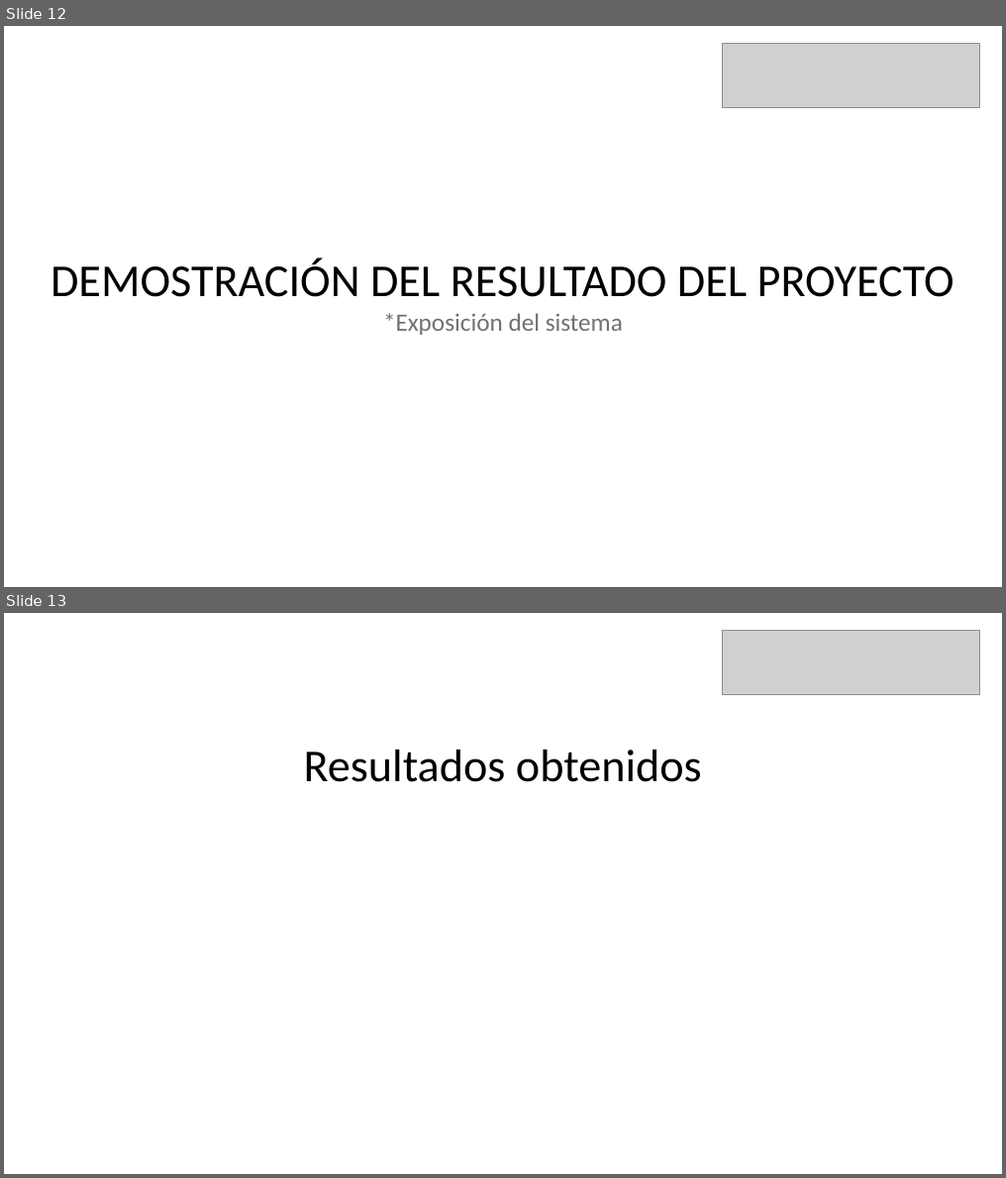
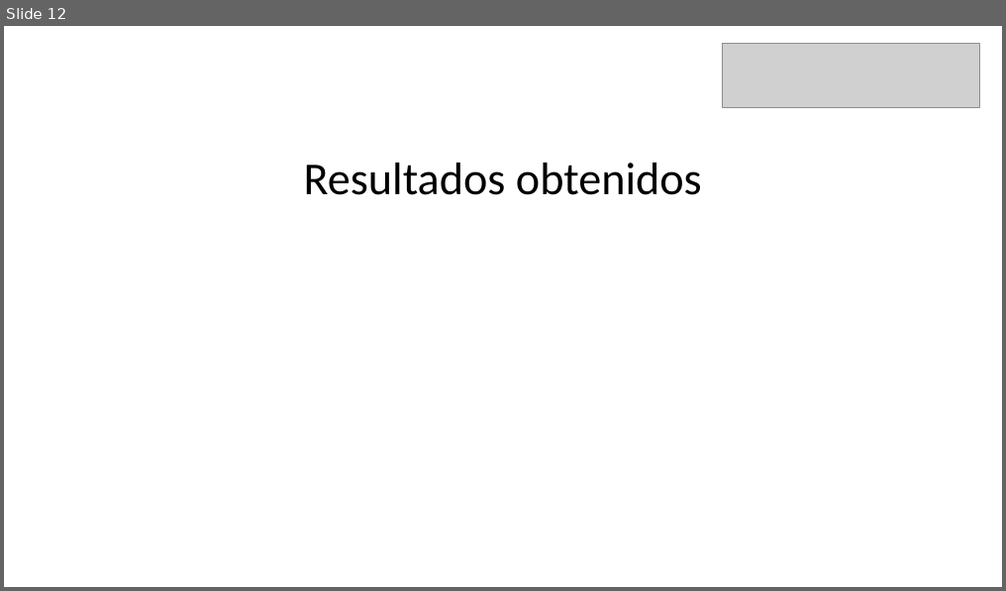
Before and after one commit to fegenau/Documentacion-grupo4, a slide deck: Fase2/Evidencias_Grupales/Formato Presentación final.pptx. Shown one above the other, each under a label of ours: slides 12 and 13 before the commit, slide 12 after it. The pictures are 1006x1178 and 1006x591 pixels, drawn with LibreOffice and Linux fonts; fonts in the diff are those of the drawing; grey boxes stand for pictures. Boxes give left, top, right and bottom in pixels: in the first picture for what was removed or moved away, otherwise in the second. Text is boxed around its words. In the diff, an @@ line names an element or a change of style, - is before the commit and + after.

```diff
--- a/Fase2/Evidencias_Grupales/Formato Presentación final.pptx
+++ b/Fase2/Evidencias_Grupales/Formato Presentación final.pptx
@@ slide 12 removed at [4, 26, 1002, 587], background #FFFFFF @@
@@ picture removed at [722, 43, 979, 107] @@
@@ text removed at [51, 259, 954, 335] @@
-DEMOSTRACIÓN DEL RESULTADO DEL PROYECTO
-*Exposición del sistema
@@ what was slide 13 is now slide 12 @@
```
Also in this commit, not shown: 7 slides changed, 8 slides added, 2 other slides removed, 1 other file.
